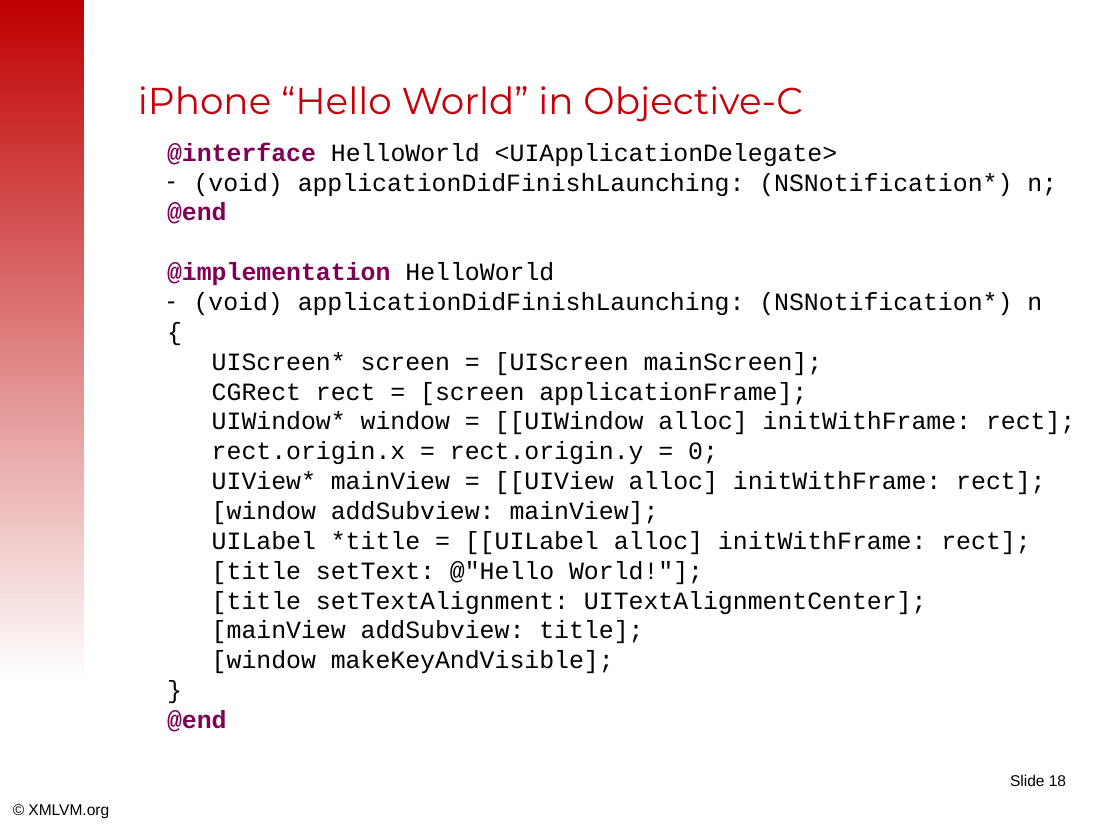
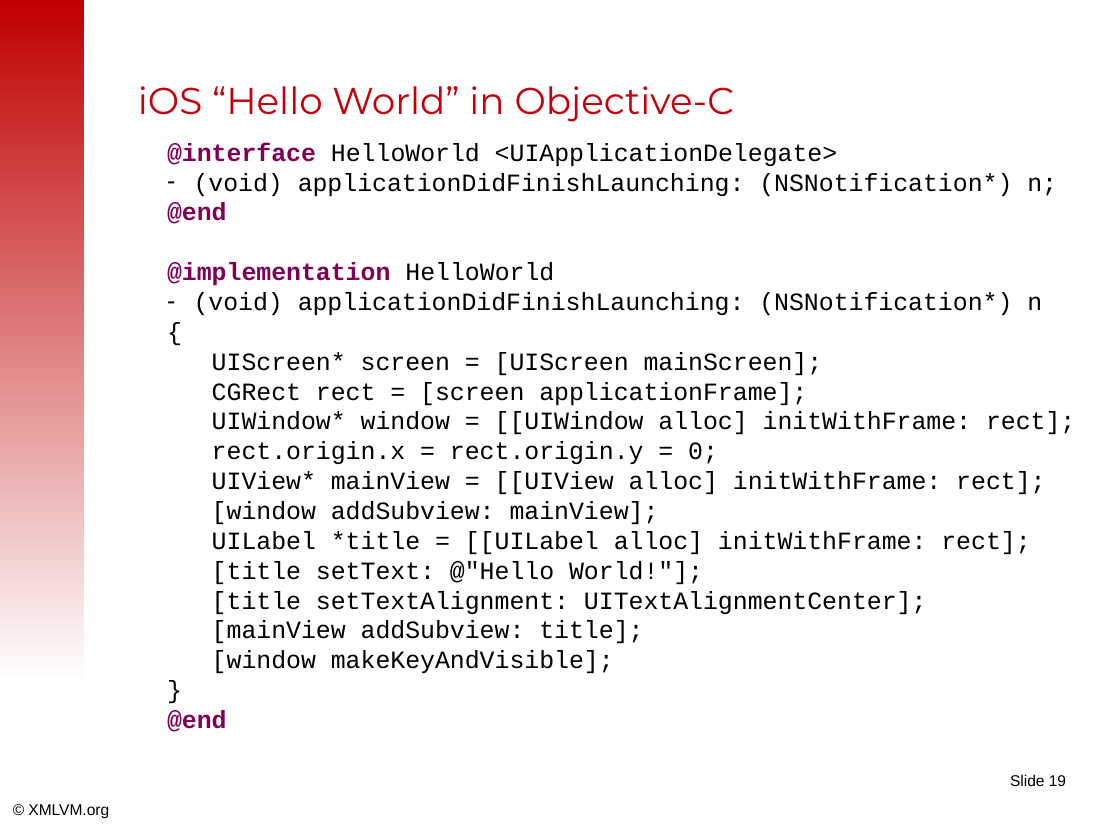
Before and after one commit to tisoft/xmlvm, a slide deck: slide 19 of doc/slides/android2iphone-master.odp (slide 18 before the commit). Drawn at 1120x840 pixels with LibreOffice and Linux fonts; fonts in the diff are those of the drawing; background and template pictures are left out. Boxes give left, top, right and bottom in pixels: in the first picture for what was removed or moved away, otherwise in the second. Text is boxed around its words. In the diff, an @@ line names an element or a change of style, - is before the commit and + after.

```diff
--- a/doc/slides/android2iphone-master.odp
+++ b/doc/slides/android2iphone-master.odp
@@ title at bbox=[138, 86, 735, 122]: text changed @@
-iPhone “Hello World” in Objective-C
+iOS “Hello World” in Objective-C
@@ page number at bbox=[1010, 774, 1066, 786]: text changed @@
-Slide 18
+Slide 19
```
Also in this commit, not shown: 13 other slides changed, 4 slides added, 3 slides removed.
